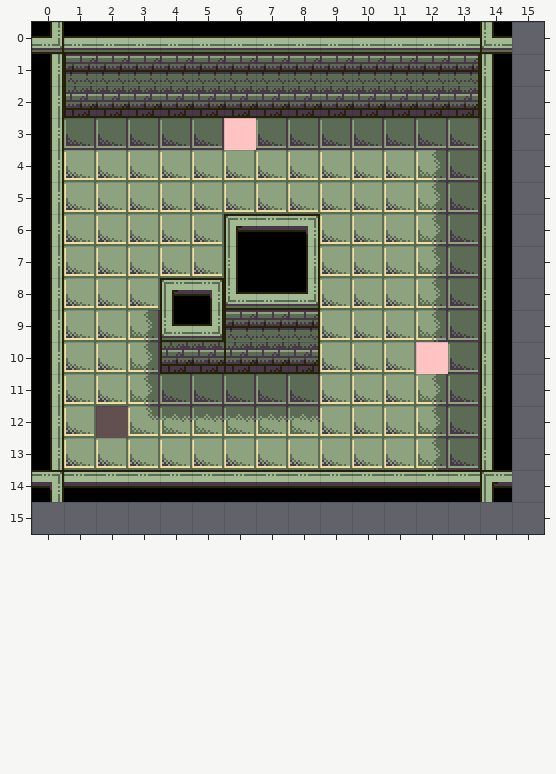
Tiled map -- level_data/test_level/test.tmx. That is the earlier state.
Cells are 16x16 px. Shown: x 0..15, y 0..15. The old version is drawn lined up with the new one.
The result:
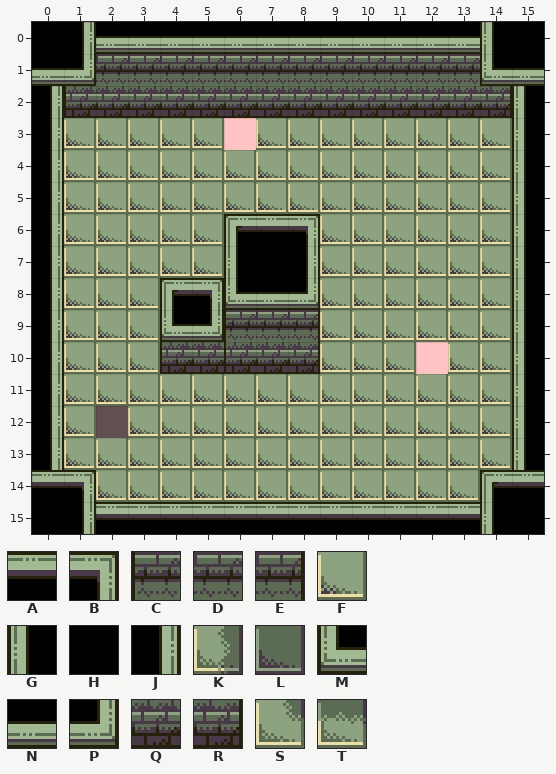
Key: from "test_tileset": A 1, B 2, C 3, D 4, E 5, F 9, G 10, H 11, J 12, K 16, L 17, M 20, N 21, P 22, Q 24, R 25, S 26, T 27.
_ is an empty cell, # one hidden under a higher layer.
Diff:
{"change": "map size 15x15 -> 16x16 cells"}
{"where": "layer \"floor\""}
{"y":3,"x":1,"old":"LLLLL","new":"FFFFF"}
{"y":3,"x":7,"old":"LLLLLLL#","new":"FFFFFFFF"}
{"y":4,"x":12,"old":"KL#","new":"FFF"}
{"y":5,"x":12,"old":"KL#","new":"FFF"}
{"y":6,"x":12,"old":"KL#","new":"FFF"}
{"y":7,"x":12,"old":"KL#","new":"FFF"}
{"y":8,"x":12,"old":"KL#","new":"FFF"}
{"y":9,"x":3,"old":"K","new":"F"}
{"y":9,"x":12,"old":"KL#","new":"FFF"}
{"y":10,"x":3,"old":"K","new":"F"}
{"y":10,"x":13,"old":"L#","new":"FF"}
{"y":11,"x":3,"old":"KLLLLL","new":"FFFFFF"}
{"y":11,"x":12,"old":"KL#","new":"FFF"}
{"y":12,"x":3,"old":"STTTTT","new":"FFFFFF"}
{"y":12,"x":12,"old":"KL#","new":"FFF"}
{"y":13,"x":12,"old":"KL#","new":"FFF"}
{"y":14,"x":2,"old":"############","new":"FFFFFFFFFFFF"}
{"where": "layer \"walls\""}
{"y":0,"x":0,"old":"PN","new":"HJ"}
{"y":0,"x":14,"old":"M_","new":"GH"}
{"y":1,"x":0,"old":"JC","new":"NP"}
{"y":1,"x":13,"old":"EG_","new":"DMN"}
{"y":2,"x":13,"old":"RG_","new":"QRG"}
{"y":3,"x":14,"old":"G_","new":"_G"}
{"y":4,"x":14,"old":"G_","new":"_G"}
{"y":5,"x":14,"old":"G_","new":"_G"}
{"y":6,"x":14,"old":"G_","new":"_G"}
{"y":7,"x":14,"old":"G_","new":"_G"}
{"y":8,"x":14,"old":"G_","new":"_G"}
{"y":9,"x":14,"old":"G_","new":"_G"}
{"y":10,"x":14,"old":"G_","new":"_G"}
{"y":11,"x":14,"old":"G_","new":"_G"}
{"y":12,"x":14,"old":"G_","new":"_G"}
{"y":13,"x":14,"old":"G_","new":"_G"}
{"y":14,"x":0,"old":"BAAAAAAAAAAAAA","new":"AB____________"}
{"y":14,"x":15,"old":"_","new":"A"}
{"y":15,"x":0,"old":"________________","new":"HJAAAAAAAAAAAAGH"}
